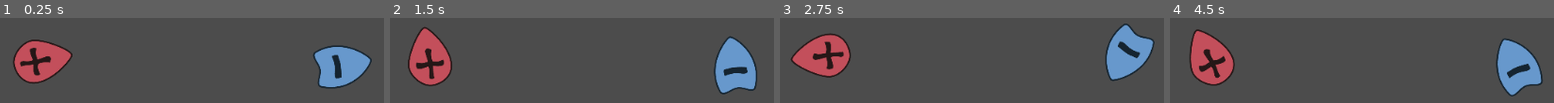
Above: before the commit, frames 1-4 (left to right).
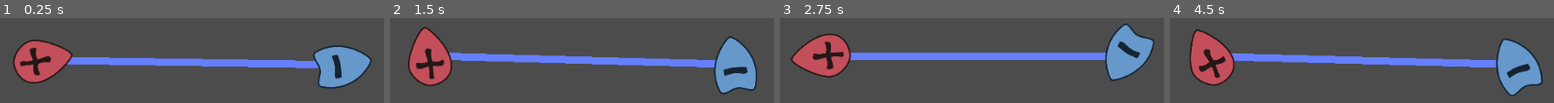
Above: after the commit, the same moments.

Repository: jacobabarbary/BooleanCircuit
Game: Godot game, scene res://main.tscn
The game is run twice, just before and just after one commit, with the same random seed, the same clock (stepped at 60 frames per second) and the same inputs.
Inputs:
- Up to frame 1 (0.25 s): no input
- Up to frame 2 (1.5 s): tap S (Player2Action) at 0.6 s; tap Down (PlayerAction) at 1.35 s
- Up to frame 3 (2.75 s): tap S (Player2Action) at 2.1 s
- Up to frame 4 (4.5 s): tap Down (PlayerAction) at 2.85, 4.35 s; tap S (Player2Action) at 3.6 s

The runs differ from the first frame. In frame 1, 6.0% of the frame differs, in the area x 17-84%, y 46-60%; in frame 2, 6.3%, in the area x 15-85%, y 40-59%; in frame 3, 5.9%; in frame 4, 6.3%.

Commit message:
made the connector size larger

Diff:
--- a/connector/connector.tscn
+++ b/connector/connector.tscn
@@ -3,7 +3,7 @@
 [ext_resource path="res://connector/connector.gd" type="Script" id=2]
 
 [sub_resource type="CircleShape2D" id=1]
-radius = 206.982
+radius = 409.462
 
 [sub_resource type="CircleShape2D" id=2]
 
